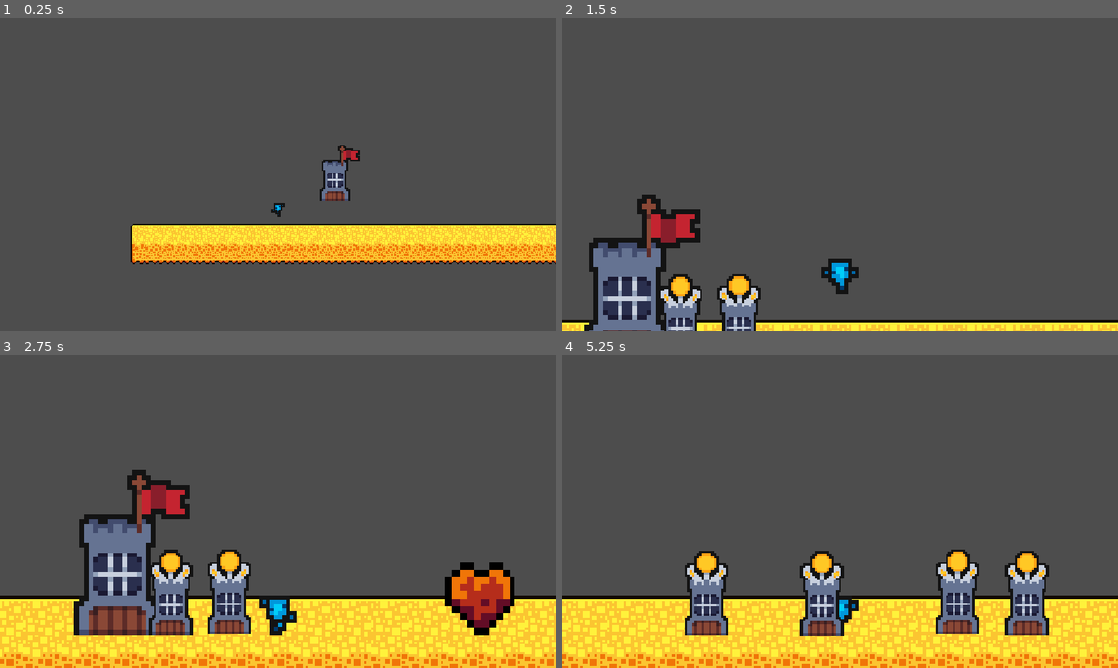
Above: before the commit, frames 1-4 (two rows, left to right).
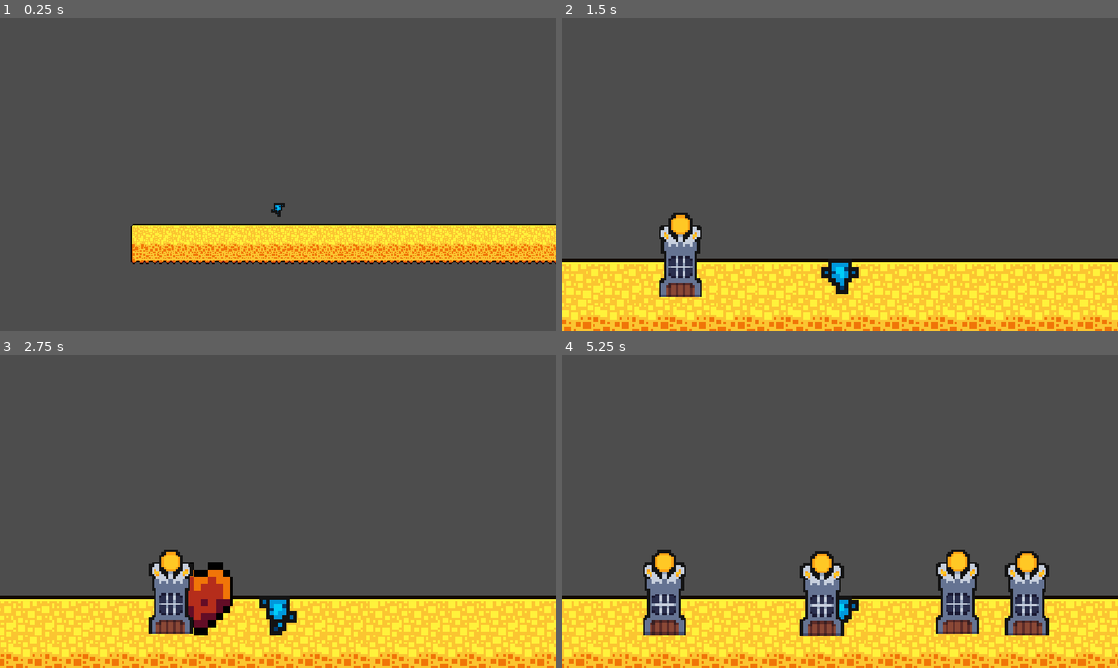
Above: after the commit, the same moments.

Repository: Aearhart55/Terraria-TD
Game: Godot game, scene res://Main.tscn
Same seed, same stepped clock (60 frames per second), same inputs: the game is played once before the commit and once after it.
Inputs (mouse positions are in pixels of both pictures, inside the frame that each line leads up to):
- Up to frame 1 (0.25 s): no input
- Up to frame 2 (1.5 s): move the mouse to (962, 158) at 0.52 s; hold D (right) from 0.53 s (still down); click (962, 158) at 0.6 s; tap W (up) at 0.77 s; move the mouse to (728, 190) at 1.27 s; click (728, 190) at 1.35 s
- Up to frame 3 (2.75 s): tap W (up) at 1.52 s; move the mouse to (333, 442) at 2.02 s; release D (right) at 2.03 s; hold A (left) from 2.03 s (still down); click (333, 442) at 2.1 s
- Up to frame 4 (5.25 s): move the mouse to (812, 574) at 2.77 s; release A (left) at 2.78 s; hold D (right) 2.78-4.28 s; click (812, 574) at 2.85 s; tap W (up) at 3.02, 3.77, 4.52 s; move the mouse to (1006, 558) at 3.52 s; click (1006, 558) at 3.6 s; move the mouse to (673, 464) at 4.27 s; hold A (left) 4.28-5.03 s; click (673, 464) at 4.35 s; move the mouse to (867, 511) at 5.02 s; hold D (right) from 5.03 s (still down); click (867, 511) at 5.1 s

The runs differ from the first frame. In frame 1, 0.8% of the frame differs, in the area x 57-65%, y 40-59%; in frame 2, 24%, in the area x 0-100%, y 56-100%; in frame 3, 20%; in frame 4, 13%.

Commit message:
removed tower, improved documentation

Diff:
--- a/Main.tscn
+++ b/Main.tscn
@@ -5,7 +5,6 @@
 [ext_resource type="Script" uid="uid://btyepnontupvf" path="res://sphere.gd" id="2_r0du0"]
 [ext_resource type="Texture2D" uid="uid://cqt3dmyw35f2d" path="res://fourSeasonsPlatformer_ [tileset, version 2.0]/objects_/items_.png" id="2_uu6xs"]
 [ext_resource type="PackedScene" uid="uid://cfxueluo5j5ap" path="res://player.tscn" id="4_cm0pq"]
-[ext_resource type="PackedScene" uid="uid://b6cr23cn5p0ii" path="res://tower.tscn" id="5_fos0i"]
 
 [sub_resource type="CircleShape2D" id="CircleShape2D_ra2i3"]
 radius = 5.3437347
@@ -34,9 +33,5 @@
 [node name="Player" parent="." unique_id=1634747837 instance=ExtResource("4_cm0pq")]
 position = Vector2(178, 546)
 
-[node name="Tower" parent="." unique_id=1925157362 instance=ExtResource("5_fos0i")]
-position = Vector2(247, 511)
-scale = Vector2(2, 2)
-
 [node name="RayCast2D" type="RayCast2D" parent="." unique_id=924284379]
 hit_from_inside = true
--- a/spawn_turret.gd
+++ b/spawn_turret.gd
@@ -10,28 +10,34 @@
 
 func spawn():
 
-	# creates "ground finder" raycast to locate nearest safe ground
+	# creates "ground finder" raycast at mouse
+	# to locate nearest safe ground
 	var ground_finder := RayCast2D.new()
 	add_child(ground_finder)
 	ground_finder.position = get_local_mouse_position()
 	ground_finder.set_collision_mask_value(5, true)
 	ground_finder.set_collision_mask_value(1, false)
+
+	# establishes fail condition for spawning inside obj
 	ground_finder.target_position = Vector2(0,0)
 	ground_finder.hit_from_inside = true
 
+	# check for spawn inside
 	ground_finder.force_raycast_update()
-
 	if ground_finder.is_colliding() and ground_finder.get_collision_normal() == Vector2(0,0):
 		ground_finder.queue_free()
 		return
 
+	# extend to nearest surface or max length
 	while not ground_finder.is_colliding() and ground_finder.target_position.y < GROUND_TOLERANCE:
 		ground_finder.target_position.y += 1
 		ground_finder.force_raycast_update()
 
+	# spawn turret if valid surface
 	if ground_finder.is_colliding():
 		var turret = TURRET.instantiate()
 		turret.position = ground_finder.position + ground_finder.target_position
 		add_child(turret)
 
+	# clean raycast
 	ground_finder.queue_free()
--- a/tower.gd
+++ /dev/null
@@ -1,14 +0,0 @@
-extends CharacterBody2D
-
-func _physics_process(delta: float) -> void:
-	if not is_on_floor():
-		velocity += get_gravity() * delta
-	elif is_on_floor():
-		velocity = Vector2(0,0)
-
-	move_and_slide()
-
-# this should be a static no collision entity
-# unless health is involved
-# the spawing proccess should send a raycast
-# to check valid placement on floor
--- a/tower.tscn
+++ /dev/null
@@ -1,57 +0,0 @@
-[gd_scene format=3 uid="uid://b6cr23cn5p0ii"]
-
-[ext_resource type="Texture2D" uid="uid://c7mqx43e6ok6k" path="res://Itch Towers/Towers/Non-Combat Towers/spr_normal_tower_02_red.png" id="1_k1sas"]
-[ext_resource type="Script" uid="uid://bj71hwac13ylf" path="res://tower.gd" id="1_vedim"]
-
-[sub_resource type="AtlasTexture" id="AtlasTexture_vedim"]
-atlas = ExtResource("1_k1sas")
-region = Rect2(0, 0, 24, 34)
-
-[sub_resource type="AtlasTexture" id="AtlasTexture_stebd"]
-atlas = ExtResource("1_k1sas")
-region = Rect2(24, 0, 24, 34)
-
-[sub_resource type="AtlasTexture" id="AtlasTexture_jbe1c"]
-atlas = ExtResource("1_k1sas")
-region = Rect2(48, 0, 24, 34)
-
-[sub_resource type="AtlasTexture" id="AtlasTexture_vxmma"]
-atlas = ExtResource("1_k1sas")
-region = Rect2(72, 0, 24, 34)
-
-[sub_resource type="SpriteFrames" id="SpriteFrames_jed6l"]
-animations = [{
-"frames": [{
-"duration": 1.0,
-"texture": SubResource("AtlasTexture_vedim")
-}, {
-"duration": 1.0,
-"texture": SubResource("AtlasTexture_stebd")
-}, {
-"duration": 1.0,
-"texture": SubResource("AtlasTexture_jbe1c")
-}, {
-"duration": 1.0,
-"texture": SubResource("AtlasTexture_vxmma")
-}],
-"loop": 1,
-"name": &"default",
-"speed": 5.0
-}]
-
-[sub_resource type="RectangleShape2D" id="RectangleShape2D_w8rye"]
-size = Vector2(18, 25)
-
-[node name="Tower" type="CharacterBody2D" unique_id=1925157362]
-script = ExtResource("1_vedim")
-
-[node name="AnimatedSprite2D" type="AnimatedSprite2D" parent="." unique_id=573699999]
-position = Vector2(3, -5)
-sprite_frames = SubResource("SpriteFrames_jed6l")
-autoplay = "default"
-frame_progress = 0.8763861
-
-[node name="CollisionShape2D" type="CollisionShape2D" parent="." unique_id=1092609726]
-visible = false
-position = Vector2(0, -0.5)
-shape = SubResource("RectangleShape2D_w8rye")
--- a/turret.gd
+++ b/turret.gd
@@ -2,5 +2,5 @@
 
 
 
-func set_pos(pos: Vector2):
+func set_pos(_pos: Vector2):
 	pass
Not shown, removed: tower.gd.uid
